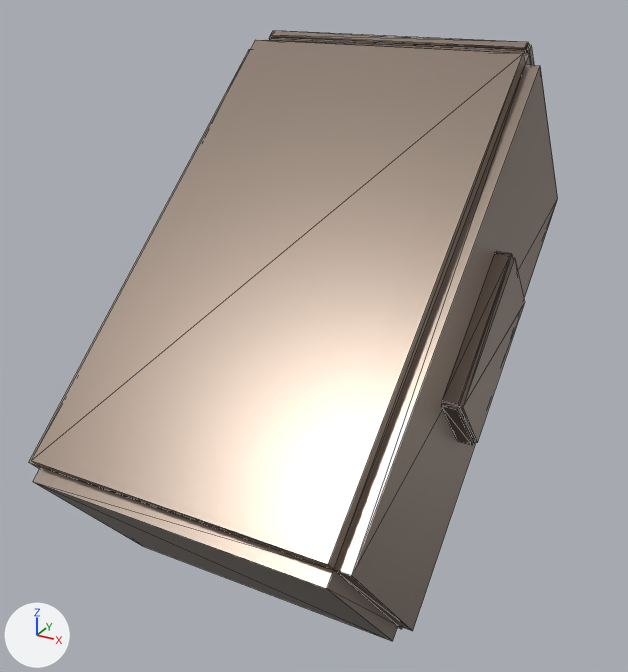
The glTF model prototype/assets/models/parts/cluster_dispenser_housing.glb as it was, and as the next commit left it.
Camera for both pictures: a 50 mm camera at (0.524, -0.982, 0.456) aimed at (-0.008, -0.014, -0.028). The axes (+X, +Y, +Z) are drawn at lower left. The lights are the same throughout. The first picture is the older version. Mesh edges are drawn as thin lines. Vertices at exactly the same position are counted once.

Names of what the first picture shows: 'cluster_dispenser_housing'.
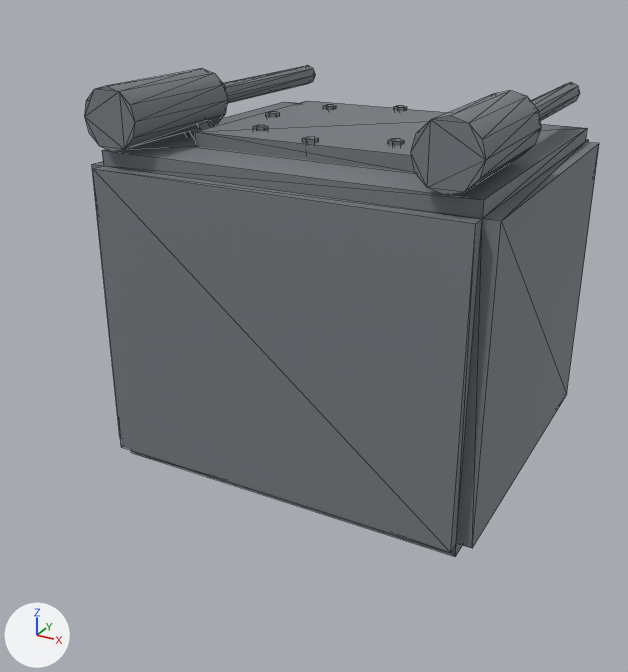
What changed in the scene script:
```text
Change mat_cluster_dispenser_housing_mat:
    mat_cluster_dispenser_housing_mat.base_color: (0.28, 0.22, 0.18) -> (0.22, 0.24, 0.26)  # brown #908176 -> grey #81868b
    mat_cluster_dispenser_housing_mat.roughness: 0.35 -> 0.72
Change me_cluster_dispenser_housing_mesh:
    used by ob_cluster_dispenser_housing; location = (0.0, 0.0, 0.0)
    remove me_cluster_dispenser_housing_mesh.from_pydata(...)  # 128 vertices, 240 faces; spans x -0.245..0.245, y -0.366..0.38, z -0.341..0.351
    add me_cluster_dispenser_housing_mesh.from_pydata(...)  # 288 vertices, 492 faces; spans x -0.275..0.275, y -0.15..0.35, z -0.31..0.31
    me_cluster_dispenser_housing_mesh part 1: a new loose piece, a 12-sided cylinder along y spanning x 0.18..0.26, y -0.15..0.05, z 0.23..0.31, in mat_cluster_dispenser_housing_mat (grey #81868b)
    me_cluster_dispenser_housing_mesh part 2: a new loose piece, a 12-sided cylinder along y spanning x -0.26..-0.18, y -0.15..0.05, z 0.23..0.31, in mat_cluster_dispenser_housing_mat (grey #81868b)
    me_cluster_dispenser_housing_mesh part 3: a new loose piece, an 8-sided cylinder along y spanning x 0.205..0.235, y 0.0..0.35, z 0.255..0.285, in mat_cluster_dispenser_housing_mat (grey #81868b)
    me_cluster_dispenser_housing_mesh part 4: a new loose piece, an 8-sided cylinder along y spanning x -0.235..-0.205, y 0.0..0.35, z 0.255..0.285, in mat_cluster_dispenser_housing_mat (grey #81868b)
    me_cluster_dispenser_housing_mesh part 5: a new loose piece, a box spanning x -0.165..0.165, y -0.05..0.25, z 0.224..0.244, in mat_cluster_dispenser_housing_mat (grey #81868b)
    me_cluster_dispenser_housing_mesh part 6: a new loose piece, a 6-sided cylinder along z spanning x -0.009..0.009, y 0.227..0.248, z 0.228..0.249, in mat_cluster_dispenser_housing_mat (grey #81868b)
    me_cluster_dispenser_housing_mesh part 7: a new loose piece, a 6-sided cylinder along z spanning x -0.106..-0.089, y 0.187..0.207, z 0.228..0.249, in mat_cluster_dispenser_housing_mat (grey #81868b)
    me_cluster_dispenser_housing_mesh part 8: a new loose piece, a 6-sided cylinder along z spanning x -0.146..-0.129, y 0.09..0.11, z 0.228..0.249, in mat_cluster_dispenser_housing_mat (grey #81868b)
    me_cluster_dispenser_housing_mesh part 9: a new loose piece, a 6-sided cylinder along z spanning x -0.106..-0.089, y -0.007..0.013, z 0.228..0.249, in mat_cluster_dispenser_housing_mat (grey #81868b)
    me_cluster_dispenser_housing_mesh part 10: a new loose piece, a 6-sided cylinder along z spanning x -0.009..0.009, y -0.047..-0.028, z 0.228..0.249, in mat_cluster_dispenser_housing_mat (grey #81868b)
    me_cluster_dispenser_housing_mesh part 11: a new loose piece, a 6-sided cylinder along z spanning x 0.089..0.106, y -0.007..0.013, z 0.228..0.249, in mat_cluster_dispenser_housing_mat (grey #81868b)
    me_cluster_dispenser_housing_mesh part 12: the loose piece of 32 vertices spanning x -0.22..0.22, y -0.366..0.366, z -0.341..0.341 is rebuilt with 32 vertices and now spans x -0.275..0.275, y -0.15..0.35, z -0.225..0.225
    me_cluster_dispenser_housing_mesh part 13: a new loose piece of 16 vertices spanning x -0.239..0.019, y -0.019..0.219, z -0.28..0.28, in mat_cluster_dispenser_housing_mat (grey #81868b)
    me_cluster_dispenser_housing_mesh part 14: the loose piece of 32 vertices spanning x 0.215..0.245, y -0.12..0.12, z -0.113..0.113 is deleted
    me_cluster_dispenser_housing_mesh part 15: the loose piece of 32 vertices spanning x -0.198..0.198, y 0.186..0.38, z 0.124..0.351 is deleted
    other edits to the shape of me_cluster_dispenser_housing_mesh do not show in these pictures
```

Location of each change, (x1, y1, x2, y2) in pixels of the pictures (628 x 672 px):
'cluster_dispenser_housing', recoloured, surface changed, reshaped (19% shorter): before (29, 31, 558, 641); after (85, 65, 599, 557)
part 1 of me_cluster_dispenser_housing_mesh, added: after (411, 90, 541, 195)
part 2 of me_cluster_dispenser_housing_mesh, added: after (85, 69, 228, 152)
part 3 of me_cluster_dispenser_housing_mesh, added: after (531, 82, 580, 121)
part 4 of me_cluster_dispenser_housing_mesh, added: after (223, 65, 315, 103)
part 5 of me_cluster_dispenser_housing_mesh, added: after (195, 101, 447, 172)
part 6 of me_cluster_dispenser_housing_mesh, added: after (394, 106, 407, 111)
part 7 of me_cluster_dispenser_housing_mesh, added: after (323, 105, 336, 110)
part 8 of me_cluster_dispenser_housing_mesh, added: after (266, 112, 280, 117)
part 9 of me_cluster_dispenser_housing_mesh, added: after (253, 125, 268, 131)
part 10 of me_cluster_dispenser_housing_mesh, added: after (302, 137, 319, 143)
part 11 of me_cluster_dispenser_housing_mesh, added: after (388, 139, 404, 145)
part 12 of me_cluster_dispenser_housing_mesh, rebuilt (24% shorter): before (29, 40, 558, 641); after (92, 102, 599, 557)
part 13 of me_cluster_dispenser_housing_mesh, added (mostly hidden): after (185, 121, 214, 138)
part 14 of me_cluster_dispenser_housing_mesh, deleted: before (441, 251, 525, 445)
part 15 of me_cluster_dispenser_housing_mesh, deleted: before (269, 31, 534, 65)
